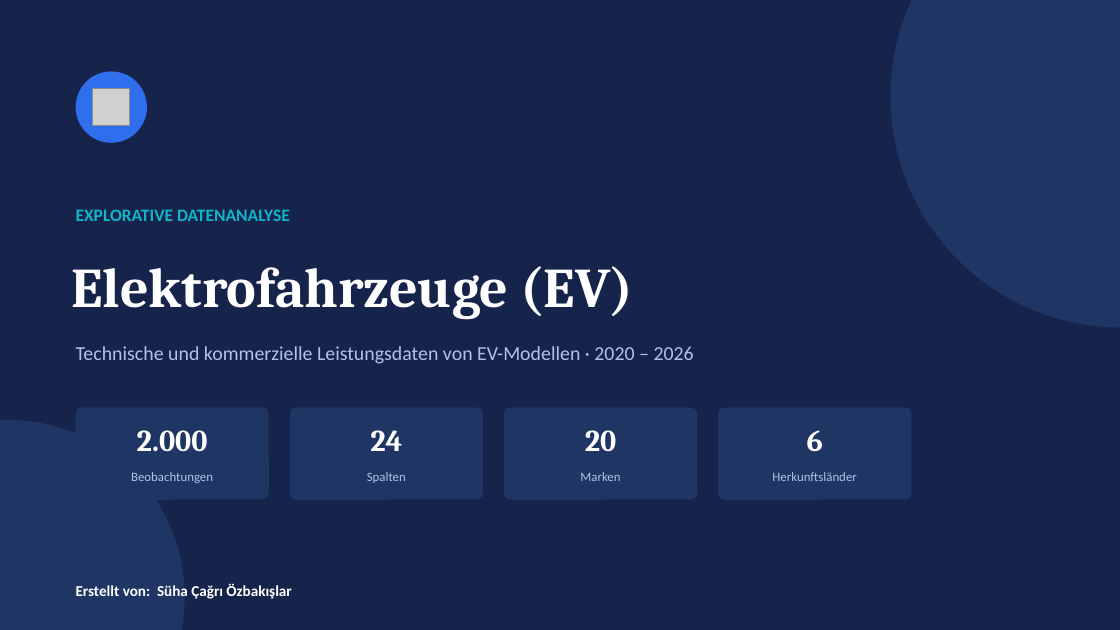
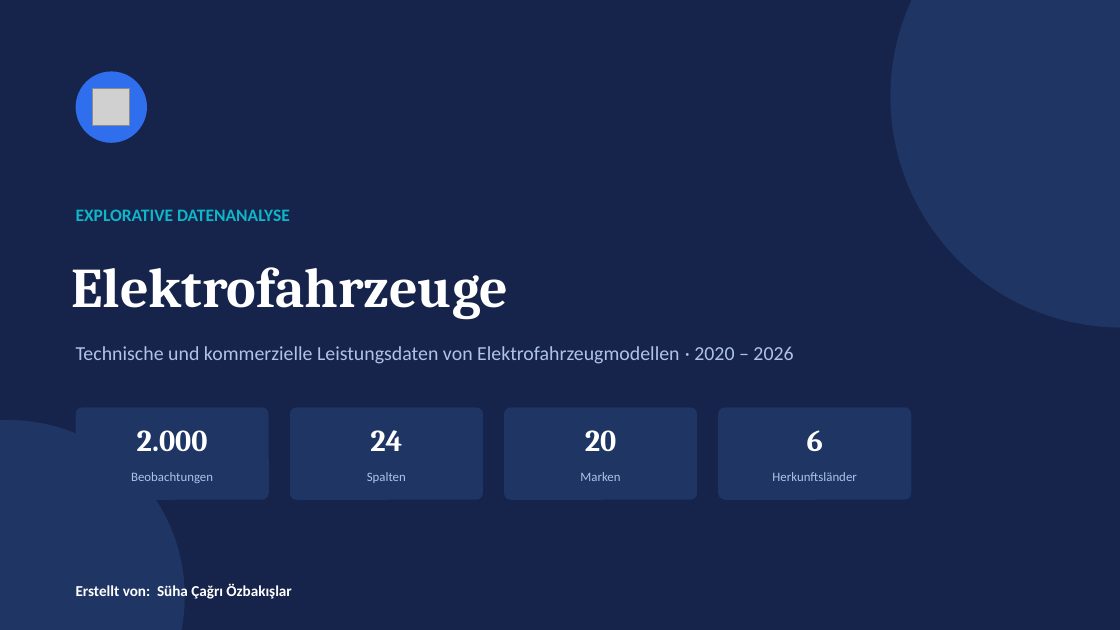
Before and after one commit to ozbakislar/elektrofahrzeuge-datenanalyse, a slide deck: slide 1 of präsentationen/elektrofahrzeuge_datenanalyse_präsentation_de.pptx. Drawn at 1120x630 pixels with LibreOffice and Linux fonts; fonts in the diff are those of the drawing; grey boxes stand for pictures. Boxes give left, top, right and bottom in pixels: in the first picture for what was removed or moved away, otherwise in the second. Text is boxed around its words. In the diff, an @@ line names an element or a change of style, - is before the commit and + after.

Commit message:
elektrofahrzeuge-datenanalyse

```diff
--- a/präsentationen/elektrofahrzeuge_datenanalyse_präsentation_de.pptx
+++ b/präsentationen/elektrofahrzeuge_datenanalyse_präsentation_de.pptx
@@ text at <box>71,267,508,320</box>: text changed @@
-Elektrofahrzeuge (EV)
+Elektrofahrzeuge
@@ text at <box>76,346,793,364</box>: text changed @@
-Technische und kommerzielle Leistungsdaten von EV-Modellen · 2020 – 2026
+Technische und kommerzielle Leistungsdaten von Elektrofahrzeugmodellen · 2020 – 2026
```
Also in this commit, not shown: 1 other slide changed, 1 other file.
